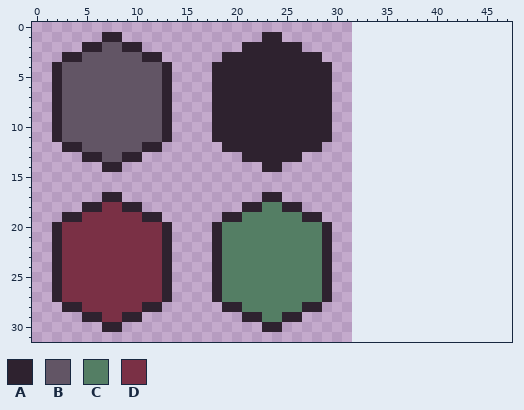
File history of a pixel-art sprite, Assets/Sprites/HexNodes.png. That is the earlier state.
The file is 32x32 pixels. The old version is drawn lined up with the new one, on the new canvas.
Palette (. is transparent): A #2e222f  B #625565  C #547e64  D #7a3045
Pixels before, first column x 2:
 1 .....AA..............AA.....
 2 ...AABBAA..........AAAAAA...
 3 .AABBBBBBAA......AAAAAAAAAA.
 4 ABBBBBBBBBBA....AAAAAAAAAAAA
 5 ABBBBBBBBBBA....AAAAAAAAAAAA
 6 ABBBBBBBBBBA....AAAAAAAAAAAA
 7 ABBBBBBBBBBA....AAAAAAAAAAAA
 8 ABBBBBBBBBBA....AAAAAAAAAAAA
 9 ABBBBBBBBBBA....AAAAAAAAAAAA
10 ABBBBBBBBBBA....AAAAAAAAAAAA
11 ABBBBBBBBBBA....AAAAAAAAAAAA
12 .AABBBBBBAA......AAAAAAAAAA.
13 ...AABBAA..........AAAAAA...
14 .....AA..............AA.....
15 ............................
16 ............................
17 .....AA..............AA.....
18 ...AADDAA..........AACCAA...
19 .AADDDDDDAA......AACCCCCCAA.
20 ADDDDDDDDDDA....ACCCCCCCCCCA
21 ADDDDDDDDDDA....ACCCCCCCCCCA
22 ADDDDDDDDDDA....ACCCCCCCCCCA
23 ADDDDDDDDDDA....ACCCCCCCCCCA
24 ADDDDDDDDDDA....ACCCCCCCCCCA
25 ADDDDDDDDDDA....ACCCCCCCCCCA
26 ADDDDDDDDDDA....ACCCCCCCCCCA
27 ADDDDDDDDDDA....ACCCCCCCCCCA
28 .AADDDDDDAA......AACCCCCCAA.
29 ...AADDAA..........AACCAA...
30 .....AA..............AA.....
And afterwards:
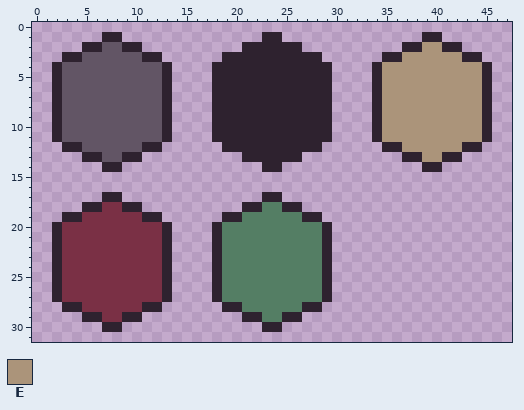
Colours new in this view: E #ab947a
Changes in this commit:
canvas 32x32 -> 48x32
y 1: x 39..40 .. -> AA
y 2: x 37..42 ...... -> AAEEAA
y 3: x 35..44 .......... -> AAEEEEEEAA
y 4..11: x 34..45 ............ -> AEEEEEEEEEEA
y 12: x 35..44 .......... -> AAEEEEEEAA
y 13: x 37..42 ...... -> AAEEAA
y 14: x 39..40 .. -> AA
Changed places in both pictures, as pixel boxes (x1, y1, x2, y2):
added: (372, 32, 492, 172)
